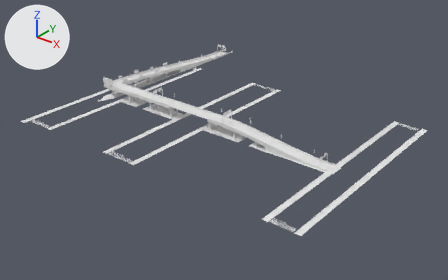
Before and after pictures for a commit that changed the glTF model public/scenes/world/world-phone-deck.glb.
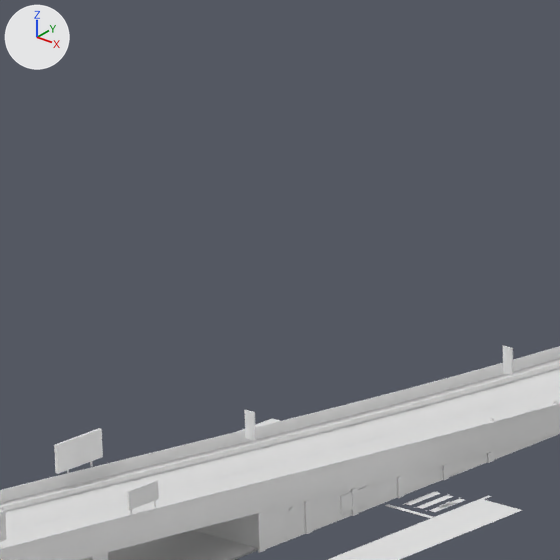
The first picture shows the older version from a 50 mm lens placed at (262.0, -213.0, 176.0), pointed at (15.0, 96.0, -15.0). The close-ups show the older and then the newer version on the part from 35% to 46% of the width and 9% to 26% of the height of that picture. Only the edits that show in the close-ups are written down. Every picture has the same lights, and +X, +Y and +Z are marked at upper left. Materials are left out; every surface is plain grey. Where no turn or scale is listed for an object, it has been applied to the vertices. Vertices at exactly the same position are counted once.

Objects in the first close-up: 'deck_asphalt', 'deck_board_frame', 'deck_concrete', 'deck_dark', 'deck_glow', 'deck_hazard', 'deck_metal', 'deck_paint', 'deck_sidewalk', 'deck_sign', 'deck_trim' and 3 more.
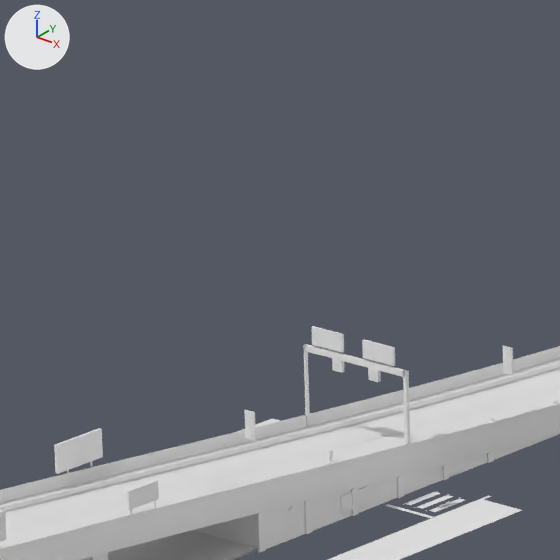
Where the newer file only moved an object's origin or applied its transform, the numbers keep the older frame.

The edits, one by one:
me_ncw_deck_board_frame_0 is used by ob_deck_board_frame; location (9.0, 142.85, 8.34).
me_ncw_deck_board_frame_0 had 296 vertices, 370 faces and spanned x -94.0..94.0, y -68.0..68.0, z -8.0..8.0.
me_ncw_deck_board_frame_0 now has 408 vertices, 512 faces and spans x -94.0..94.0, y -68.0..68.0, z -8.0..8.0.
me_ncw_deck_board_frame_0 part 1: the loose piece of 8 vertices spanning x -85.0..-84.0, y 35.0, z -3.0..0.0 is copied, and the copy is scaled about its middle by (-3.21, -2, 0.641), then moved by (-7.0, -12.0, 3.0); it spans x -93.0..-90.0, y 23.0, z 1.0..2.0.
me_ncw_deck_board_frame_0 part 2: the loose piece of 8 vertices spanning x -85.0..-84.0, y 35.0, z -3.0..0.0 is copied, and the copy is scaled about its middle by (-3.21, -2, 0.641), then moved by (-2.0, -12.0, 3.0); it spans x -88.0..-85.0, y 23.0, z 1.0..2.0.
Other edits to the shape of me_ncw_deck_board_frame_0 do not show in these pictures.
me_ncw_deck_dark_0 is used by ob_deck_dark; location (10.48, 144.48, 8.13).
me_ncw_deck_dark_0 had 144 vertices, 152 faces and spanned x -93.0..93.0, y -67.0..67.0, z -6.0..6.0.
me_ncw_deck_dark_0 now has 352 vertices, 304 faces and spans x -93.0..93.0, y -67.0..67.0, z -8.0..6.0.
me_ncw_deck_dark_0 part 3: the loose piece of 8 vertices spanning x -89.0..-88.0, y 67.0, z -3.0..-2.0 is copied, and the copy is moved by (0.0, -45.0, 3.0); it spans x -89.0..-88.0, y 21.0..22.0, z 0.0..1.0.
me_ncw_deck_dark_0 part 4: the loose piece of 8 vertices spanning x -93.0..-92.0, y 67.0, z -3.0..-2.0 is copied, and the copy is moved by (0.0, -45.0, 3.0); it spans x -93.0..-92.0, y 21.0..22.0, z 0.0..1.0.
Other edits to the shape of me_ncw_deck_dark_0 do not show in these pictures.
me_ncw_deck_metal_0 is used by ob_deck_metal; location (11.5, 147.32, 7.47).
me_ncw_deck_metal_0 had 654 vertices, 910 faces and spanned x -96.0..96.0, y -73.0..73.0, z -7.0..7.0.
me_ncw_deck_metal_0 now has 786 vertices, 1040 faces and spans x -96.0..96.0, y -73.0..73.0, z -7.0..7.0.
me_ncw_deck_metal_0 part 5: the loose piece of 8 vertices spanning x -96.0, y -4.0, z -1.0 is copied, and the copy is scaled about its middle by (1.59, 2.79, 12.9), then moved by (0.0, 23.0, 0.0); it spans x -96.0, y 19.0, z -5.0..2.0.
me_ncw_deck_metal_0 part 6: the loose piece of 8 vertices spanning x -87.0, y -8.0, z -1.0 is copied, and the copy is scaled about its middle by (2.79, 2.79, 12.9), then moved by (0.0, 27.0, -1.0); it spans x -87.0, y 19.0, z -5.0..2.0.
me_ncw_deck_metal_0 part 7: a new loose piece, a box spanning x -96.42..-86.7, y 18.54..18.82, z 1.34..1.79.
Other edits to the shape of me_ncw_deck_metal_0 do not show in these pictures.

Where the change shows, as pixel boxes [x1, y1, x2, y2] in the close-ups (560 x 560 px):
'deck_metal', reshaped
    before: [0, 346, 560, 515]
    after: [0, 344, 560, 527]
'deck_board_frame', reshaped
    before: [0, 346, 513, 542]
    after: [0, 326, 513, 542]
'deck_dark', reshaped
    before: [500, 409, 552, 430]
    after: [113, 358, 552, 495]
part 1 of me_ncw_deck_board_frame_0, added
    after: [311, 326, 344, 353]
part 2 of me_ncw_deck_board_frame_0, added
    after: [362, 339, 395, 366]
part 3 of me_ncw_deck_dark_0, added
    after: [368, 368, 379, 382]
part 4 of me_ncw_deck_dark_0, added
    after: [332, 358, 343, 373]
part 5 of me_ncw_deck_metal_0, added
    after: [303, 344, 310, 428]
part 6 of me_ncw_deck_metal_0, added
    after: [403, 370, 410, 444]
part 7 of me_ncw_deck_metal_0, added
    after: [304, 344, 405, 377]
